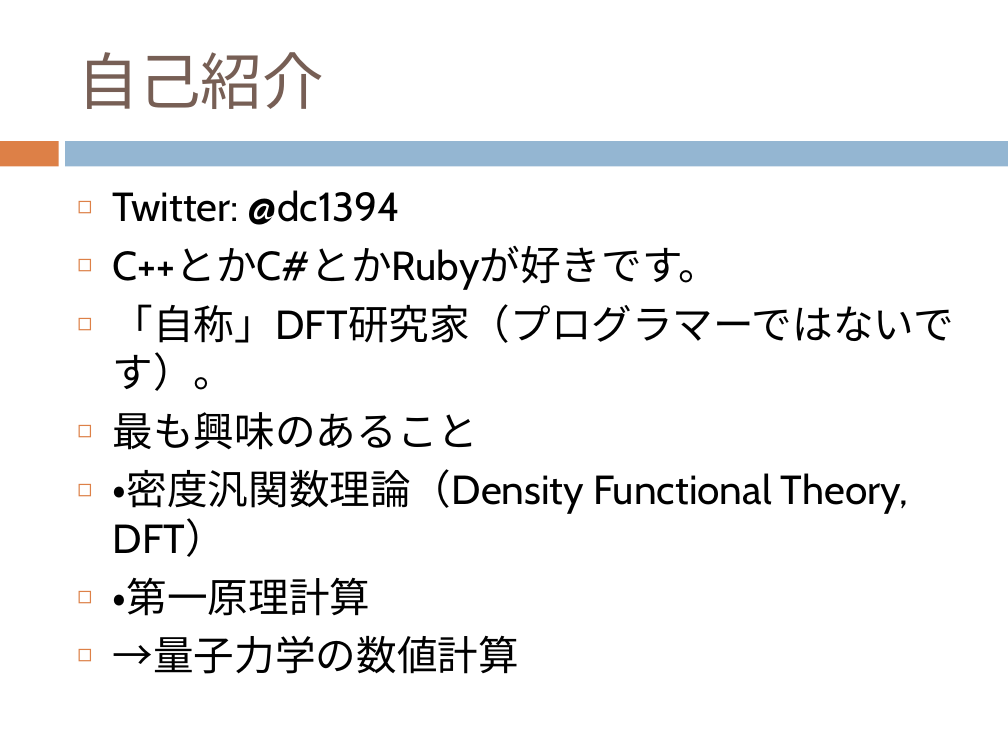
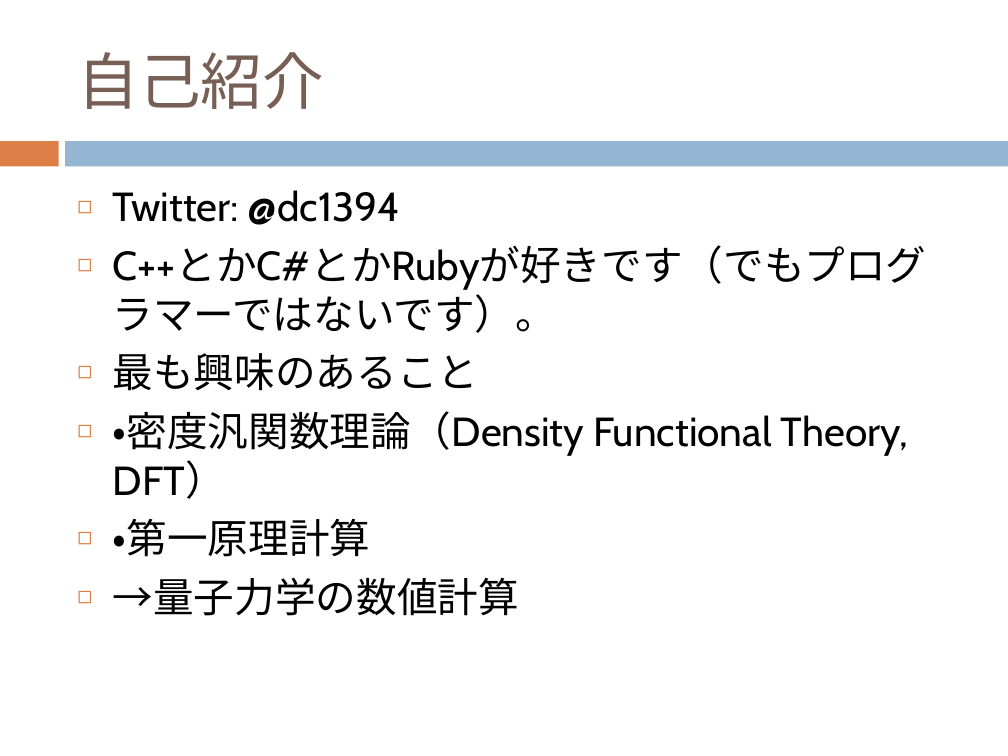
Before and after one commit to dc1394/fukui_sono2, a slide deck: slide 2 of 福井技術者の集いその2_発表資料スライド.pptx. Drawn at 1008x756 pixels with LibreOffice and Linux fonts; fonts in the diff are those of the drawing. Boxes give left, top, right and bottom in pixels: in the first picture for what was removed or moved away, otherwise in the second. Text is boxed around its words. In the diff, an @@ line names an element or a change of style, - is before the commit and + after.

```diff
--- a/福井技術者の集いその2_発表資料スライド.pptx
+++ b/福井技術者の集いその2_発表資料スライド.pptx
@@ text at <box>113,245,927,333</box>: text changed @@
-◻ C++とかC#とかRubyが好きです。
-◻ 「自称」DFT研究家（プログラマーではないです）。
+◻ C++とかC#とかRubyが好きです（でもプログラマーではないです）。
```
Also in this commit, not shown: 1 other slide changed, 1 slide added, 2 other files.
